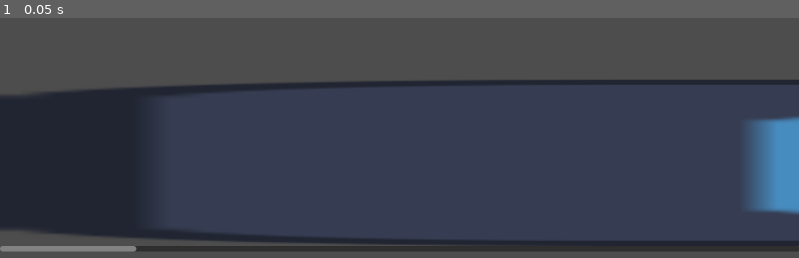
Above: before the commit, frame 1.
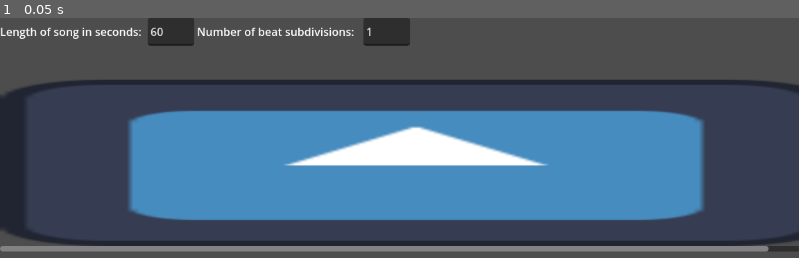
Above: after the commit, the same moment.

Repository: ValorZard/BandGame
Game: Godot game, scene res://beatmap_maker.tscn
Two runs of this game, one before a commit and one after it. Both use one fixed random seed, a clock stepped at 60 frames per second and the inputs below. This scene is started directly instead of the project's main scene. The engine's default icon, where the game draws it, is replaced by a stand-in: a white triangle on a blue panel in a dark square.
Inputs:
- Up to frame 1 (0.05 s): no input

The runs differ from the first frame. In frame 1, 50% of the frame differs, in the area x 0-100%, y 0-98%.

Commit message:
improve editor, add actual fields

Diff:
--- a/HitDetector.gd
+++ b/HitDetector.gd
@@ -28,7 +28,7 @@
 # don't check at just beat, because each beat is a measure, you want subdivisions
 # but every beat/measure want to draw a line or just make it easier to organize on screen
 # mostly visual, not that important, just juice/polish
-@export var beats_per_minute : int = 112
+@export var beats_per_minute : float = 112
 
 var note_sprite
 
--- a/beatmap_maker.gd
+++ b/beatmap_maker.gd
@@ -1,11 +1,33 @@
 extends Control
 
 
+@export var beats_per_minute : float = 112
+@export var song_length : float = 60. # in seconds
+@export var beat_subdivisions : int = 1 # how many notes fit in one beat
+@export var length_of_note : float = 20 # how big a note is on screen
+
 # Called when the node enters the scene tree for the first time.
 func _ready():
-	pass # Replace with function body.
+	$HBoxContainer/SongLengthLineEdit.text = str(song_length)
+	$HBoxContainer/BeatSubdivisionLineEdit.text = str(beat_subdivisions)
+	update_timeline()
 
+func update_timeline():
+	# set size of the note timeline
+	$ScrollContainer/NoteTimeline.custom_minimum_size.x = length_of_note * beat_subdivisions * song_length
 
 # Called every frame. 'delta' is the elapsed time since the previous frame.
 func _process(delta):
 	pass
+
+
+func _on_song_length_line_edit_text_changed(new_text : String):
+	if new_text.is_valid_float():
+		song_length = float(new_text)
+		update_timeline()
+
+
+func _on_beat_subdivision_line_edit_text_changed(new_text):
+	if new_text.is_valid_int():
+		beat_subdivisions = int(new_text)
+		update_timeline()
--- a/beatmap_maker.tscn
+++ b/beatmap_maker.tscn
@@ -17,9 +17,29 @@
 horizontal_scroll_mode = 2
 
 [node name="NoteTimeline" type="TextureRect" parent="ScrollContainer"]
-custom_minimum_size = Vector2(7000, 0)
 layout_mode = 2
-size_flags_horizontal = 3
 size_flags_vertical = 3
 texture = ExtResource("1_j8k14")
 script = ExtResource("3_g62q5")
+
+[node name="HBoxContainer" type="HBoxContainer" parent="."]
+layout_mode = 0
+offset_right = 40.0
+offset_bottom = 40.0
+
+[node name="Label" type="Label" parent="HBoxContainer"]
+layout_mode = 2
+text = "Length of song in seconds: "
+
+[node name="SongLengthLineEdit" type="LineEdit" parent="HBoxContainer"]
+layout_mode = 2
+
+[node name="Label2" type="Label" parent="HBoxContainer"]
+layout_mode = 2
+text = "Number of beat subdivisions:  "
+
+[node name="BeatSubdivisionLineEdit" type="LineEdit" parent="HBoxContainer"]
+layout_mode = 2
+
+[connection signal="text_changed" from="HBoxContainer/SongLengthLineEdit" to="." method="_on_song_length_line_edit_text_changed"]
+[connection signal="text_changed" from="HBoxContainer/BeatSubdivisionLineEdit" to="." method="_on_beat_subdivision_line_edit_text_changed"]
